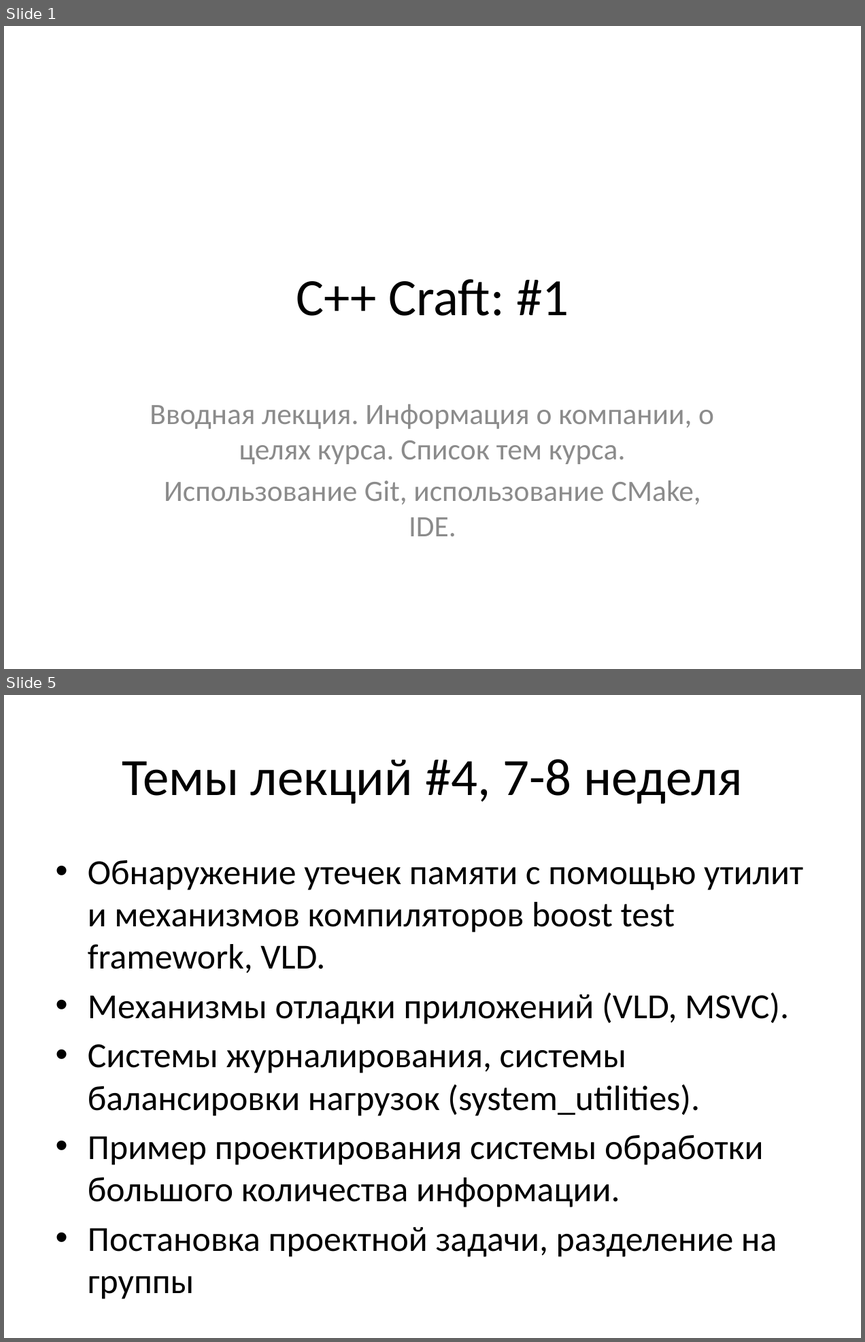
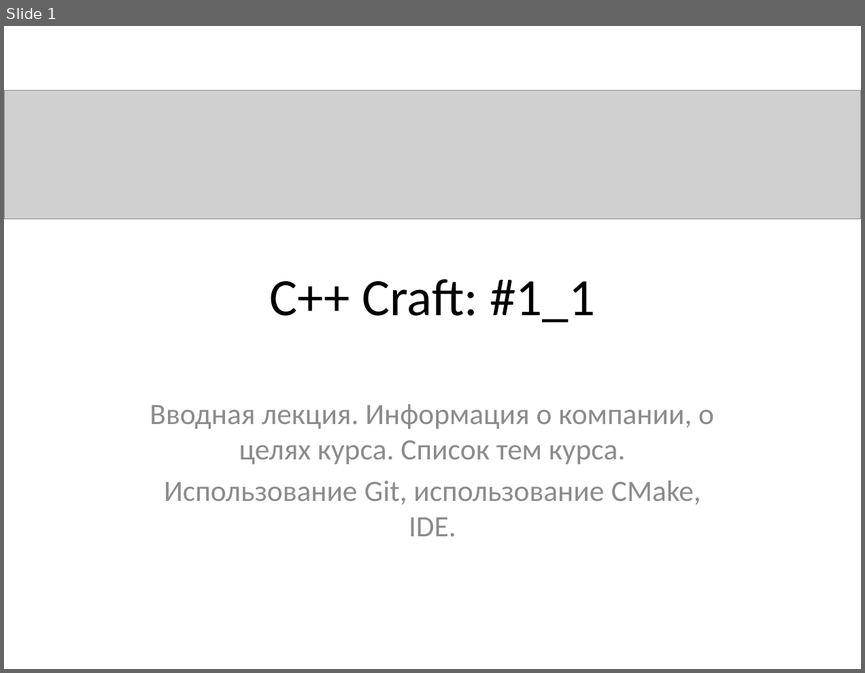
Before and after one commit to tscherkas/cpp_craft_1013, a slide deck: lections/cpp_craft_lec_1_part_1.pptx. Shown one above the other, each under a label of ours: slides 1 and 5 before the commit, slide 1 after it; the slides between them are not shown. The pictures are 865x1342 and 865x673 pixels, drawn with LibreOffice and Linux fonts; fonts in the diff are those of the drawing; grey boxes stand for pictures. Boxes give left, top, right and bottom in pixels: in the first picture for what was removed or moved away, otherwise in the second. Text is boxed around its words. In the diff, an @@ line names an element or a change of style, - is before the commit and + after.

```diff
--- a/lections/cpp_craft_lec_1_part_1.pptx
+++ b/lections/cpp_craft_lec_1_part_1.pptx
@@ slide 5 removed at <box>4,695,861,1338</box>, background #FFFFFF @@
@@ title removed at <box>122,759,742,804</box> @@
-Темы лекций #4, 7-8 неделя
@@ text removed at <box>88,860,803,1257</box> @@
-• Обнаружение утечек памяти с помощью утилит и механизмов компиляторов boost test framework, VLD.
-• Механизмы отладки приложений (VLD, MSVC).
-• Системы журналирования, системы балансировки нагрузок (system_utilities).
-• Пример проектирования системы обработки большого количества информации.
-• Постановка проектной задачи, разделение на группы
@@ slide 1 changed as well @@
@@ picture added at <box>4,90,861,219</box> @@
@@ title at <box>269,279,595,322</box>: text changed @@
-С++ Craft: #1
+С++ Craft: #1_1
```
Also in this commit, not shown: 5 other slides changed, 2 slides added, 19 other slides removed, 36 other files.
